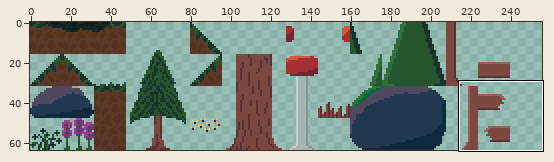
Sprite sheet: res/tiles/forest/forest_spritesheet.png. Above: a wide view before the commit, with the close-up outlined.
Close-up. Before the commit:
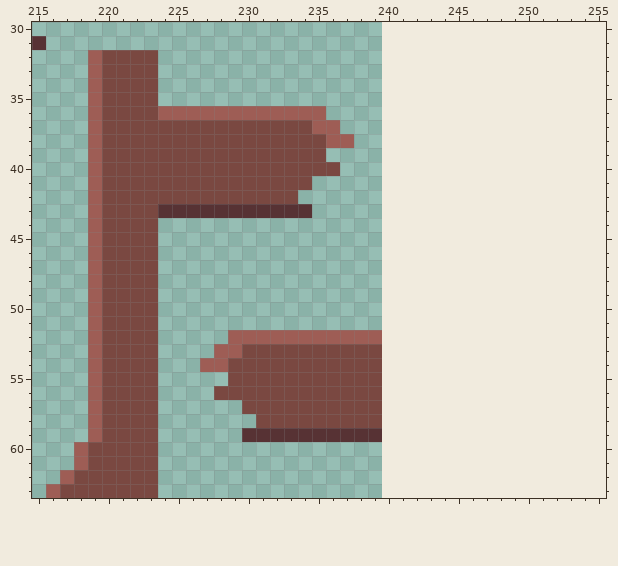
The file is 240x64 pixels. Shown: x 215..255, y 30..63. The old version is drawn lined up with the new one, on the new canvas.
Once edited:
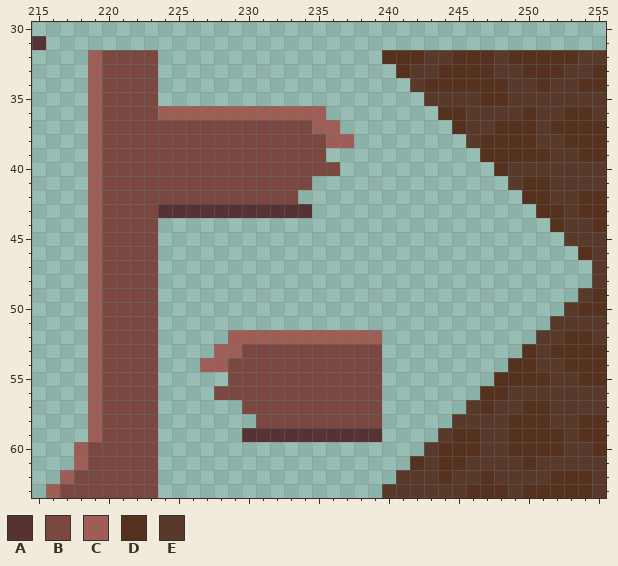
Palette (. is transparent): A #573234  B #7a4841  C #9e5d55  D #56311e  E #593929
What changed:
canvas 240x64 -> 256x64
Changed rows in their new state; - is an unchanged pixel.
first column x 240:
32 DDDEEDDDEDDDDDEE
33 -DEEDDDDEEDDDEED
34 --EDDDDDDEEDEEDD
35 ---EEEEDDEEEEEEE
36 ----DDEEEEDEEDDE
37 -----DEEDDDEDDDD
38 ------EDDDDEEDDD
39 -------DDDDDEEDD
40 --------DEEEEEEE
41 ---------EDDEEEE
42 ----------DDEEDD
43 -----------DDEDD
44 ------------DEED
45 -------------EEE
46 --------------DE
47 ---------------E
48 ---------------E
49 --------------ED
50 -------------EDD
51 ------------EEEE
52 -----------EEDDE
53 ----------DEDDDD
54 ---------DDEEDDD
55 --------DDDDEEDD
56 -------DDEEEEEEE
57 ------EDEEDDEEEE
58 -----EEEEDDDEEDD
59 ----EDDEEDDDDEDD
60 ---EDDDEEDDDDEED
61 --DEDDEEEEDEEEEE
62 -EEEDEEDEEEEDDDE
63 EEEEEEDDDEDDDDDE
Changed places in both close-ups, as pixel boxes (x1, y1, x2, y2):
added: (382, 50, 606, 498)
